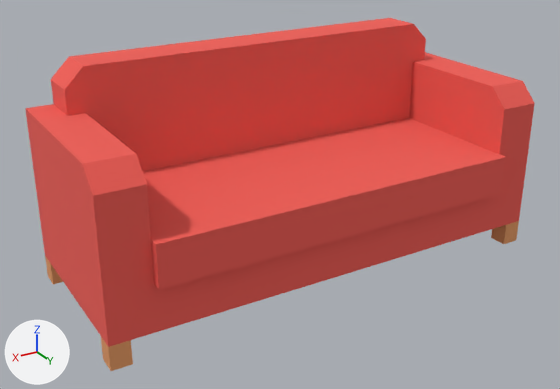
What one commit did to the glTF model public/models/items/loungeSofa.glb.
Rendered twice from a camera (50 mm lens) standing at (1.87, 2.97, 1.86) and looking at (0.1, 0.02, 0.39). Arrows for +X, +Y and +Z are at lower left; the lights stay in place. Vertices at the same position are counted once.

Names of what the first picture shows: 'loungeSofa'.
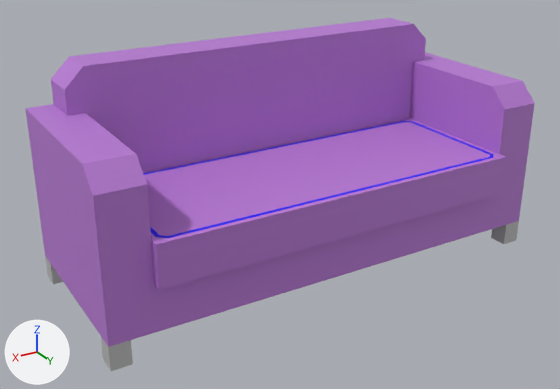
Diff of the bpy script that builds the scene:
```diff
--- a/public/models/items/loungeSofa.glb.py
+++ b/public/models/items/loungeSofa.glb.py
@@ mat_lambert8 @@
+mat_lambert8 = principled_material('lambert8')
+mat_lambert8.base_color = (0.0, 0.0, 1.0)  # blue #0000ff
+mat_lambert8.roughness = 0.6
@@ mat_lambert15 @@
+mat_lambert15 = principled_material('lambert15')
+mat_lambert15.base_color = (0.482, 0.195, 0.663)  # purple #b87ad5
+mat_lambert15.roughness = 0.6
@@ mat_lambert1 @@
+mat_lambert1 = principled_material('lambert1')
+mat_lambert1.base_color = (0.5, 0.5, 0.5)  # grey #bcbcbc
+mat_lambert1.roughness = 0.6
@@ me_loungesofa_2 @@
 # used by ob_loungesofa; location = (0.0, 0.0, 0.0)
-me_loungesofa_2.from_pydata(...)  # 66 vertices, 128 faces; spans x -1.12..1.12, y -0.46..0.48, z 0.0..1.06
+me_loungesofa_2.from_pydata(...)  # 86 vertices, 167 faces; spans x -1.12..1.12, y -0.46..0.48, z 0.0..1.06
+# me_loungesofa_2 part 1
+# 3 faces are deleted
+# 20 vertices are added at x -0.92..0.92, y -0.25..0.48, z 0.53
+# 26 new faces join them, mat_lambert15 (purple #b97ad5)
+# 16 new faces join them, mat_lambert8 (blue #0000ff)
+# me_loungesofa_2 part 2: 85 faces spanning x -1.12..1.12, y -0.46..0.48, z 0.12..1.06 switch from mat_carpet_010 (red #f15d55) to mat_lambert15 (purple #b97ad5)
+# me_loungesofa_2 part 3: 40 faces spanning x -1.12..1.12, y -0.46..0.43, z 0.0..0.12 switch from mat_wood_048 (orange #e69b65) to mat_lambert1 (grey #bcbcbc)
+me_loungesofa_2.materials.append(mat_lambert8)  # blue #0000ff
```

Where the change shows, as pixel boxes [x1, y1, x2, y2] in the pictures (560 x 389 px):
part 1 of me_loungesofa_2, built on
    both: [143, 118, 505, 244]
part 2 of me_loungesofa_2, recoloured (red to purple)
    both: [25, 18, 535, 347]
part 3 of me_loungesofa_2, recoloured
    both: [45, 221, 519, 371]
